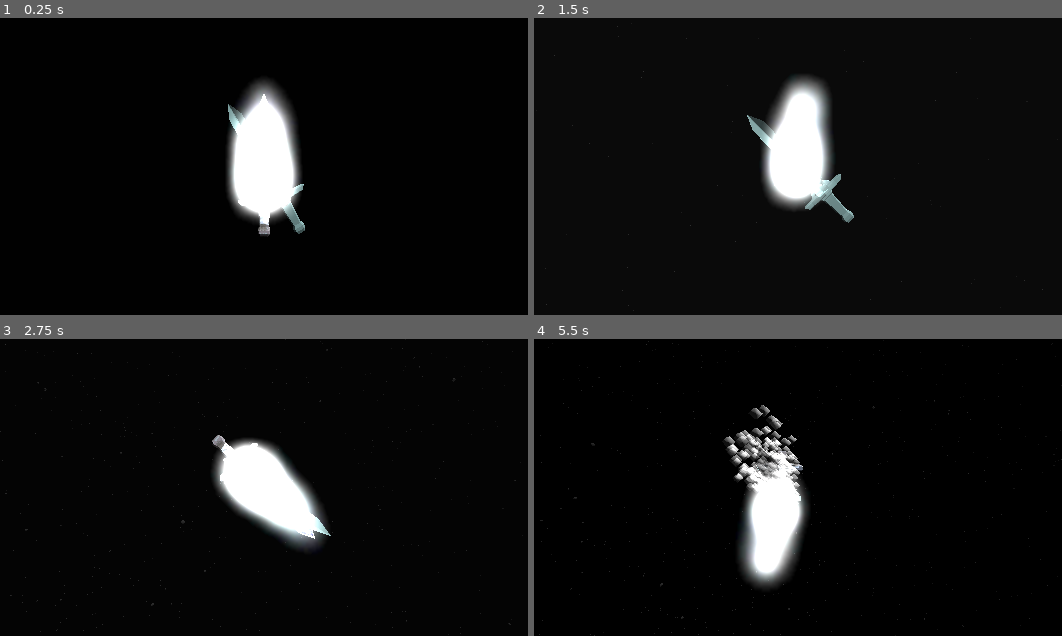
Above: before the commit, frames 1-4 (two rows, left to right).
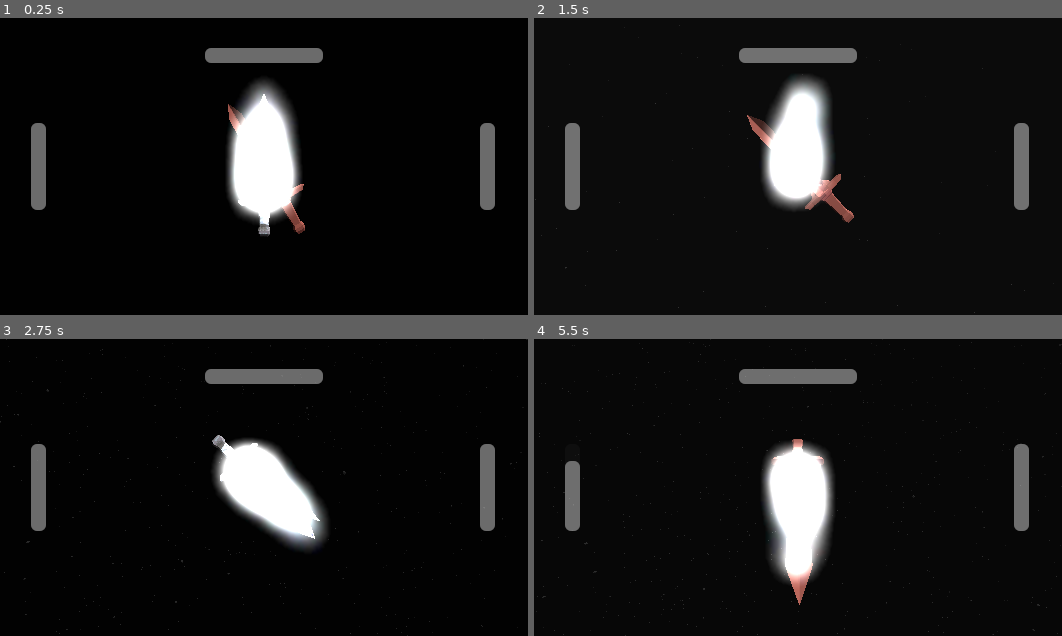
Above: after the commit, the same moments.

Repository: Lukko-Digital/Bladebearer
Game: Godot game, scene res://src/main.tscn
The game is run twice, just before and just after one commit, with the same random seed, the same clock (stepped at 60 frames per second) and the same inputs.
Inputs:
- Up to frame 1 (0.25 s): no input
- Up to frame 2 (1.5 s): hold D (right) 0.53-1.28 s; hold Shift (shift) 0.53-1.28 s; hold S (backward) from 1.28 s (still down); tap Space (space) at 1.35 s
- Up to frame 3 (2.75 s): release S (backward) at 2.03 s; hold D (right) from 2.03 s (still down); hold Shift (shift) from 2.03 s (still down)
- Up to frame 4 (5.5 s): release D (right) at 2.78 s; release Shift (shift) at 2.78 s; hold W (forward) 2.78-3.53 s; tap Space (space) at 2.85, 4.35 s; hold Shift (shift) 3.53-4.28 s; hold A (left) 3.53-5.03 s; hold S (backward) from 5.03 s (still down); hold Shift (shift) from 5.03 s (still down)

The runs differ from the first frame. In frame 1, 3.1% of the frame differs, in the area x 5-94%, y 10-73%; in frame 2, 3.5%; in frame 3, 3.5%; in frame 4, 10%, in the area x 0-100%, y 0-100%.

Commit message:
add bearer, sword, and opponent health bars

Diff:
--- a/src/game_sequence_handler.gd
+++ b/src/game_sequence_handler.gd
@@ -4,6 +4,10 @@
 ## and sword interact.
 extends Node3D
 class_name GameSequenceHandler
+
+const SWORD_MAX_HP = 5
+const BEARER_MAX_HP = 5
+const OPPONENT_MAX_HP = 5
 
 @export var swing_arm: SwingArm
 @export var sword: Sword
@@ -12,28 +16,43 @@
 
 @onready var main: Node3D = get_tree().current_scene
 
+@onready var sword_hp_bar: ProgressBar = %SwordHealth
+@onready var bearer_hp_bar: ProgressBar = %BearerHealth
+@onready var opp_hp_bar: ProgressBar = %OpponentHealth
+
 signal sequence_finished
 
 var swinging = false
+var sword_hp = SWORD_MAX_HP:
+	set(value):
+		sword_hp_bar.value = value
+		sword_hp = value
+var bearer_hp = BEARER_MAX_HP:
+	set(value):
+		bearer_hp_bar.value = value
+		bearer_hp = value
+var opp_hp = OPPONENT_MAX_HP:
+	set(value):
+		opp_hp_bar.value = value
+		opp_hp = value
+
 
 # Called when the node enters the scene tree for the first time.
 func _ready() -> void:
 	game_loop.call_deferred()
+	sword_hp_bar.value = SWORD_MAX_HP
+	bearer_hp_bar.value = BEARER_MAX_HP
+	opp_hp_bar.value = OPPONENT_MAX_HP
 
 
 func game_loop():
 	while true:
-		# 50/50 block or attack
-		if randi() % 2:
-			target.red()
-			for _i in range(randi_range(1, 1)):
-				swing_sequence()
-				await sequence_finished
-		else:
-			target.blue()
-			for _i in range(randi_range(1, 2)):
-				block_sequence()
-				await sequence_finished
+		swing_sequence()
+		await sequence_finished
+
+		for _i in range(randi_range(1, 2)):
+			block_sequence()
+			await sequence_finished
 
 
 ## Common actions that are done at the start of both swing and block sequences
@@ -50,17 +69,22 @@
 
 
 func swing_sequence():
+	target.red()
 	pre_sequence()
 	swing_arm.play_animation("windup")
 	await swing_arm.swing_animation_player.animation_finished
 
 	if swinging:
+		# Successful hit
 		swing_arm.play_animation("swing")
 		await swing_arm.swing_animation_player.animation_finished
 		swinging = false
 		camera.shake(0.2, 15)
 		target.hit_effect.restart()
+		opp_hp -= 1
+		sword_hp = SWORD_MAX_HP
 	else:
+		# Whiff
 		swing_arm.play_animation("falter_swing")
 		await swing_arm.swing_animation_player.animation_finished
 	post_sequence()
@@ -76,14 +100,20 @@
 
 
 func block_sequence():
+	target.blue()
 	pre_sequence()
 	swing_arm.play_animation("block")
 	await swing_arm.swing_animation_player.animation_finished
 	if sword.is_correct_rotation():
+		# Successful block
 		camera.shake(0.2, 15)
+		sword_hp -= 1
+		print(sword_hp)
 	else:
+		# Failed block
 		camera.shake(0.1, 6)
 		sword.screen_color_animation.play("red_flash")
+		bearer_hp -= 1
 	post_sequence()
 
 
--- /dev/null
+++ b/src/game_sequence_handler.tscn
@@ -0,0 +1,52 @@
+[gd_scene load_steps=2 format=3 uid="uid://dlcu4tusgjw0h"]
+
+[ext_resource type="Script" path="res://src/game_sequence_handler.gd" id="1_3pl77"]
+
+[node name="GameSequenceHandler" type="Node3D"]
+script = ExtResource("1_3pl77")
+
+[node name="UI" type="CanvasLayer" parent="."]
+
+[node name="SwordHealth" type="ProgressBar" parent="UI"]
+unique_name_in_owner = true
+anchors_preset = 5
+anchor_left = 0.5
+anchor_right = 0.5
+offset_left = -59.0
+offset_top = 30.0
+offset_right = 59.0
+offset_bottom = 45.0
+grow_horizontal = 2
+max_value = 5.0
+value = 2.0
+show_percentage = false
+
+[node name="BearerHealth" type="ProgressBar" parent="UI"]
+unique_name_in_owner = true
+anchors_preset = 4
+anchor_top = 0.5
+anchor_bottom = 0.5
+offset_left = 31.0
+offset_top = 43.5
+offset_right = 118.0
+offset_bottom = 58.5
+grow_vertical = 2
+rotation = -1.5708
+max_value = 5.0
+value = 5.0
+show_percentage = false
+
+[node name="OpponentHealth" type="ProgressBar" parent="UI"]
+unique_name_in_owner = true
+anchors_preset = 4
+anchor_top = 0.5
+anchor_bottom = 0.5
+offset_left = 480.0
+offset_top = 43.5
+offset_right = 567.0
+offset_bottom = 58.5
+grow_vertical = 2
+rotation = -1.5708
+max_value = 5.0
+value = 5.0
+show_percentage = false
--- a/src/main.tscn
+++ b/src/main.tscn
@@ -2,8 +2,8 @@
 
 [ext_resource type="PackedScene" uid="uid://ctoxk5ywvn75r" path="res://src/sword.tscn" id="1_bdv3j"]
 [ext_resource type="PackedScene" uid="uid://ccb8dq5qk5vev" path="res://src/target.tscn" id="2_54gg4"]
-[ext_resource type="Script" path="res://src/game_sequence_handler.gd" id="2_ngyv0"]
 [ext_resource type="PackedScene" uid="uid://dkue1bq4ffn1r" path="res://src/main_camera.tscn" id="2_vb7ep"]
+[ext_resource type="PackedScene" uid="uid://dlcu4tusgjw0h" path="res://src/game_sequence_handler.tscn" id="2_wxisq"]
 [ext_resource type="PackedScene" uid="uid://xcrmvdctjdpk" path="res://src/swing_arm.tscn" id="5_0705i"]
 [ext_resource type="Material" uid="uid://c0gn2yap5lfrv" path="res://assets/shaders/snow.tres" id="5_tv00s"]
 
@@ -52,8 +52,7 @@
 [node name="SwingArm" parent="." instance=ExtResource("5_0705i")]
 transform = Transform3D(1, 0, 0, 0, 1, 0, 0, 0, 1, 0, 0, 0)
 
-[node name="GameSequenceHandler" type="Node3D" parent="." node_paths=PackedStringArray("swing_arm", "target", "camera", "sword")]
-script = ExtResource("2_ngyv0")
+[node name="GameSequenceHandler" parent="." node_paths=PackedStringArray("swing_arm", "target", "camera", "sword") instance=ExtResource("2_wxisq")]
 swing_arm = NodePath("../SwingArm")
 target = NodePath("Target")
 camera = NodePath("MainCamera")
